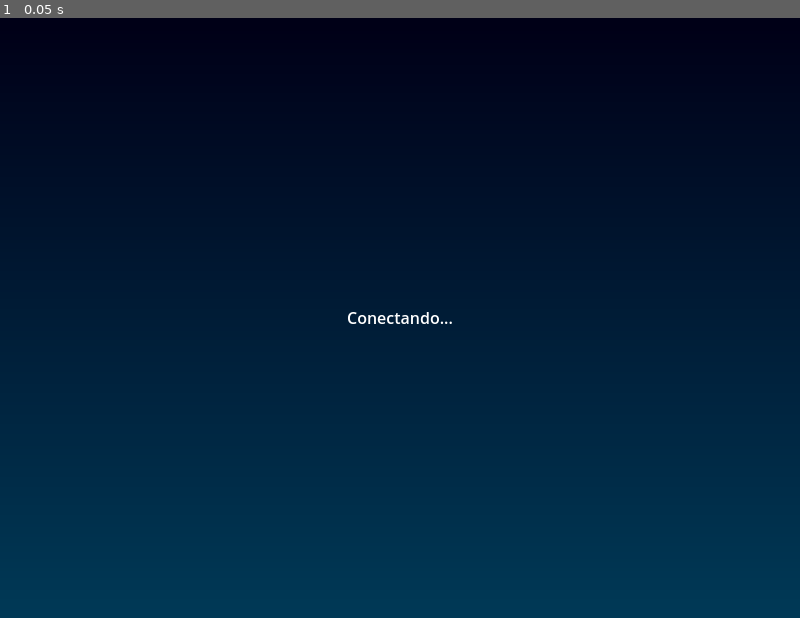
Above: before the commit, frame 1.
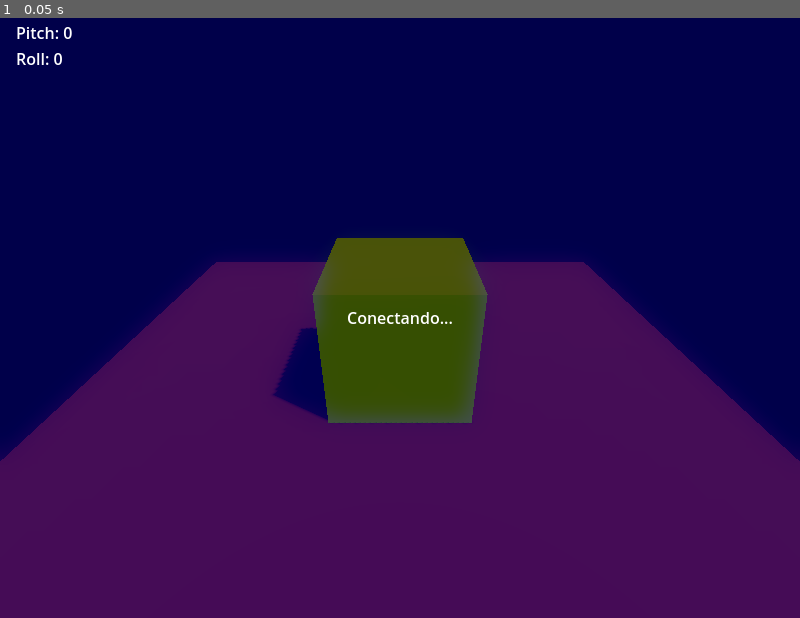
Above: after the commit, the same moment.

Repository: luisfpatrocinio/MNR2025-UDPCubeGame-Godot
Game: Godot game, scene res://Scenes/MainScreen.tscn
The game is run twice, just before and just after one commit, with the same random seed, the same clock (stepped at 60 frames per second) and the same inputs.
Inputs:
- Up to frame 1 (0.05 s): no input

The runs differ from the first frame. In frame 1, 99% of the frame differs, in the area x 0-100%, y 0-100%.

Commit message:
feat: implement 3D cube visualization with roll and pitch controls - Add 3D scene with cube, camera, and lighting - Update input handling for roll and pitch data - Add debug information display - Improve UI layout and positioning

Diff:
--- a/ConnectionManager/ConnectionManager.gd
+++ b/ConnectionManager/ConnectionManager.gd
@@ -1,6 +1,6 @@
 extends Node
 
-const BROADCAST_IP = "192.168.137.255";
+const BROADCAST_IP = "192.168.137.189";
 const BROADCAST_PORT = 1234;
 
 ## Porta UDP na qual o servidor irá escutar conexões.
@@ -14,11 +14,10 @@
 
 ## Dicionário que armazena o estado atual do input (eixos e botões).
 var inputDict: Dictionary = {
-	"xAxis": 0.0,
-	"yAxis": 0.0,
-	"buttonA": false,
-	"buttonB": false,
-	"faceNo": 0
+	"roll": 0,
+	"pitch": 0,
+	"faceNo": 0,
+	"rolling": false
 }
 
 # Cria client para envio de pacotes UDP
@@ -51,6 +50,7 @@
 
 	# Se a mensagem não for um ack, processa o pacote
 	var _firstChar = packet[0];
+	#print("Pacote recebido. Tipo: %s" % [_firstChar]);
 	match _firstChar:
 		"A":
 			var _vector = packet.split_floats("|", false).slice(1);
@@ -69,10 +69,18 @@
 					emit_signal("buttonBPressed");
 		"C":
 			var _faceNo = int(packet.split_floats("|", false).slice(1)[0]);
+
+			inputDict.set("rolling", _faceNo == 0);
+
 			var _actualFace = inputDict.get("faceNo");
 			if _faceNo != 0 && _actualFace != _faceNo:
 				inputDict.set("faceNo", _faceNo);
 				emit_signal("faceChanged", _faceNo);
+		"R":
+			var _roll = int(packet.split_floats("|", false).slice(1)[0]);
+			var _pitch = int(packet.split_floats("|", false).slice(1)[1]);
+			inputDict["roll"] = _roll;
+			inputDict["pitch"] = _pitch;
 
 ## Inicia o servidor para escutar conexões na porta especificada.
 func _ready() -> void:
--- a/Scenes/MainScreen.tscn
+++ b/Scenes/MainScreen.tscn
@@ -10,10 +10,36 @@
 gradient = SubResource("Gradient_4vmk2")
 fill_to = Vector2(0, 1)
 
+[sub_resource type="StandardMaterial3D" id="StandardMaterial3D_ewbgq"]
+albedo_color = Color(1, 0.662745, 0, 1)
+
+[sub_resource type="ProceduralSkyMaterial" id="ProceduralSkyMaterial_ewbgq"]
+sky_horizon_color = Color(0.662243, 0.671743, 0.686743, 1)
+ground_horizon_color = Color(0.662243, 0.671743, 0.686743, 1)
+
+[sub_resource type="Sky" id="Sky_0prsd"]
+sky_material = SubResource("ProceduralSkyMaterial_ewbgq")
+
+[sub_resource type="Environment" id="Environment_ip4yt"]
+background_mode = 1
+background_color = Color(0, 0, 0.270588, 1)
+sky = SubResource("Sky_0prsd")
+ambient_light_source = 2
+ambient_light_color = Color(0, 1, 1, 1)
+ambient_light_energy = 2.0
+reflected_light_source = 1
+tonemap_mode = 2
+tonemap_white = 6.9
+glow_enabled = true
+
+[sub_resource type="StandardMaterial3D" id="StandardMaterial3D_0prsd"]
+albedo_color = Color(0.662745, 0, 1, 1)
+
 [node name="MainScreen" type="CanvasLayer"]
 script = ExtResource("1_s7h0p")
 
 [node name="Background" type="TextureRect" parent="."]
+visible = false
 anchors_preset = 15
 anchor_right = 1.0
 anchor_bottom = 1.0
@@ -50,19 +76,16 @@
 vertical_alignment = 1
 
 [node name="CubeFace" type="Panel" parent="."]
-custom_minimum_size = Vector2(256, 256)
-anchors_preset = 8
-anchor_left = 0.5
-anchor_top = 0.5
-anchor_right = 0.5
-anchor_bottom = 0.5
-offset_left = -128.0
-offset_top = -128.0
-offset_right = 128.0
-offset_bottom = 128.0
-grow_horizontal = 2
-grow_vertical = 2
-pivot_offset = Vector2(128, 128)
+custom_minimum_size = Vector2(128, 128)
+anchors_preset = 2
+anchor_top = 1.0
+anchor_bottom = 1.0
+offset_left = 32.0
+offset_top = -160.0
+offset_right = 160.0
+offset_bottom = -32.0
+grow_vertical = 0
+pivot_offset = Vector2(64, 64)
 
 [node name="FaceNumberLabel" type="Label" parent="CubeFace"]
 layout_mode = 1
@@ -82,3 +105,40 @@
 text = "1"
 horizontal_alignment = 1
 vertical_alignment = 1
+
+[node name="DebugLabel" type="Label" parent="."]
+custom_minimum_size = Vector2(256, 0)
+anchors_preset = 8
+anchor_left = 0.5
+anchor_top = 0.5
+anchor_right = 0.5
+anchor_bottom = 0.5
+offset_left = -384.0
+offset_top = -284.0
+offset_right = -128.0
+offset_bottom = -261.0
+grow_horizontal = 2
+grow_vertical = 2
+text = "Debug Label"
+
+[node name="World" type="Node3D" parent="."]
+transform = Transform3D(1, 0, 0, 0, 1, 0, 0, 0, 1, 0, 1, 0)
+
+[node name="PatroCube" type="CSGBox3D" parent="World"]
+material_override = SubResource("StandardMaterial3D_ewbgq")
+size = Vector3(2, 2, 2)
+
+[node name="Camera3D" type="Camera3D" parent="World"]
+transform = Transform3D(-3.1999e-08, -0.5, 0.866025, -4.37114e-08, 0.866025, 0.5, -1, -2.18557e-08, -4.95676e-08, 5, 3, 0)
+
+[node name="WorldEnvironment" type="WorldEnvironment" parent="World"]
+environment = SubResource("Environment_ip4yt")
+
+[node name="DirectionalLight3D" type="DirectionalLight3D" parent="World"]
+transform = Transform3D(-0.866023, -0.433016, 0.250001, 0, 0.499998, 0.866027, -0.500003, 0.749999, -0.43301, 0, 0, 0)
+shadow_enabled = true
+
+[node name="Floor" type="CSGBox3D" parent="World"]
+transform = Transform3D(1, 0, 0, 0, 1, 0, 0, 0, 1, 0, -2, 0)
+size = Vector3(10, 2, 10)
+material = SubResource("StandardMaterial3D_0prsd")
--- a/Scripts/MainScreen.gd
+++ b/Scripts/MainScreen.gd
@@ -1,7 +1,11 @@
 extends CanvasLayer
 
-@onready var disconnectBlock = get_node("DisconnectBlock");
-@onready var cubePanel = get_node("CubeFace");
+@onready var disconnectBlock: Control = get_node("DisconnectBlock");
+@onready var cubePanel: Panel = get_node("CubeFace");
+
+@onready var patroCube: CSGBox3D = get_node("World/PatroCube");
+
+@onready var debugLabel: Label = get_node("DebugLabel");
 
 func _ready() -> void:
 	ConnectionManager.connect("playerConnected", _onPlayerConnected);
@@ -20,6 +24,25 @@
 	SetCubeFace(_newFaceValue);
 
 func _process(_delta: float) -> void:
+	var _roll = ConnectionManager.inputDict["roll"];
+	var _pitch = ConnectionManager.inputDict["pitch"];
+	# Rotate cube - Pitch
+	var _newRotationY = -90 / 11 * _roll;
+	_newRotationY = deg_to_rad(_newRotationY);
+	var _newRotationX = -90 / 11 * _pitch;
+	_newRotationX = deg_to_rad(_newRotationX);
+
+	#print("PatroCube rotation: %f, %f, %f" % [patroCube.rotation.x, patroCube.rotation.y, patroCube.rotation.z]);
+	#print("New rotation: %f, %f" % [_newRotationX, _newRotationY]);
+
+	# patroCube.rotation = patroCube.rotation.move_toward(Vector3(_newRotationX, _newRotationY, 0), 0.20);
+	patroCube.rotation.x = move_toward(patroCube.rotation.x, _newRotationX, 0.05);
+	patroCube.rotation.z = move_toward(patroCube.rotation.z, _newRotationY, 0.05);
+	patroCube.position.y = lerp(patroCube.position.y, 2.0 * float(ConnectionManager.inputDict["rolling"]), 0.10)
+
+	debugLabel.text = "DEBUG:\n";
+	debugLabel.text += "Pitch: %d\n" % ConnectionManager.inputDict["pitch"];
+	debugLabel.text += "Roll: %d\n" % ConnectionManager.inputDict["roll"];
 	pass
 
 func SetCubeFace(_newCubeFace) -> void:
Not shown: 1 places in Scenes/MainScreen.tscn that only renumber resources
